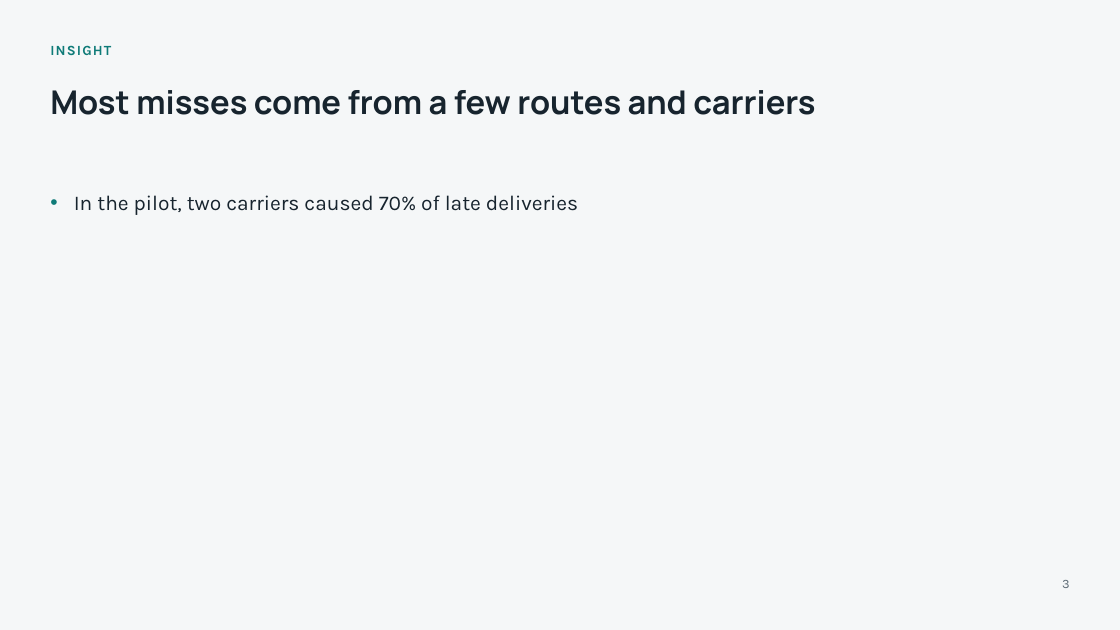
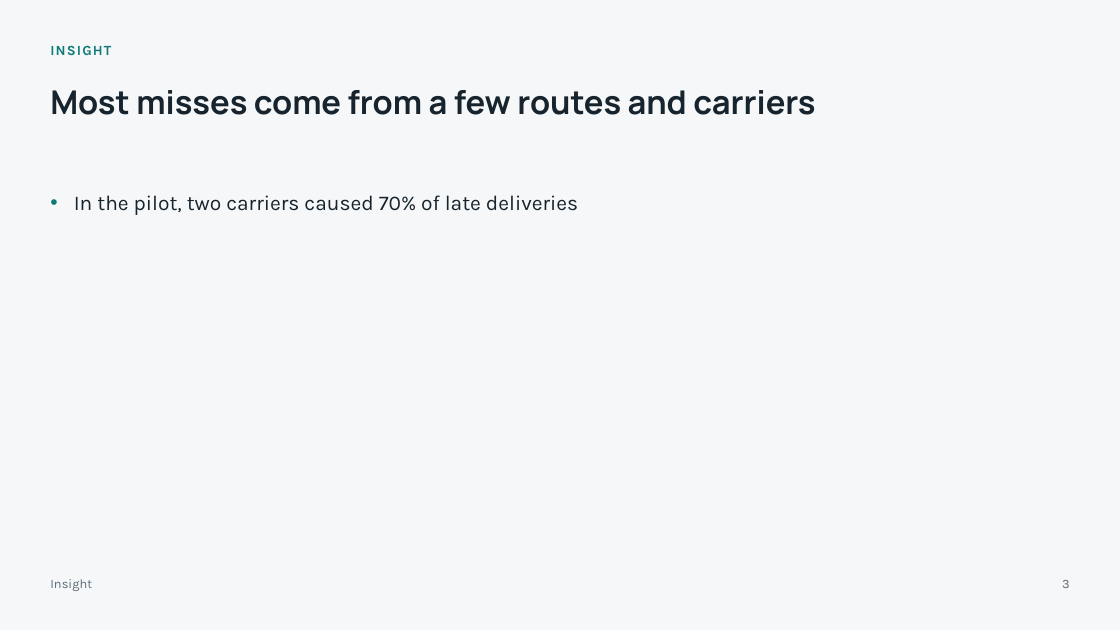
Before and after one commit to vinivaliati/vinivaliati-ai-template, a slide deck: slide 3 of skills/presentations/assets/pitch.pptx. Drawn at 1120x630 pixels with LibreOffice and Linux fonts; fonts in the diff are those of the drawing. Boxes give left, top, right and bottom in pixels: in the first picture for what was removed or moved away, otherwise in the second. Text is boxed around its words. In the diff, an @@ line names an element or a change of style, - is before the commit and + after.

```diff
--- a/skills/presentations/assets/pitch.pptx
+++ b/skills/presentations/assets/pitch.pptx
@@ text added at <box>50,579,92,591</box>, 11 pt, text #5E6C77 @@
+Insight
```
Also in this commit, not shown: 1 other slide changed, 29 other files.
